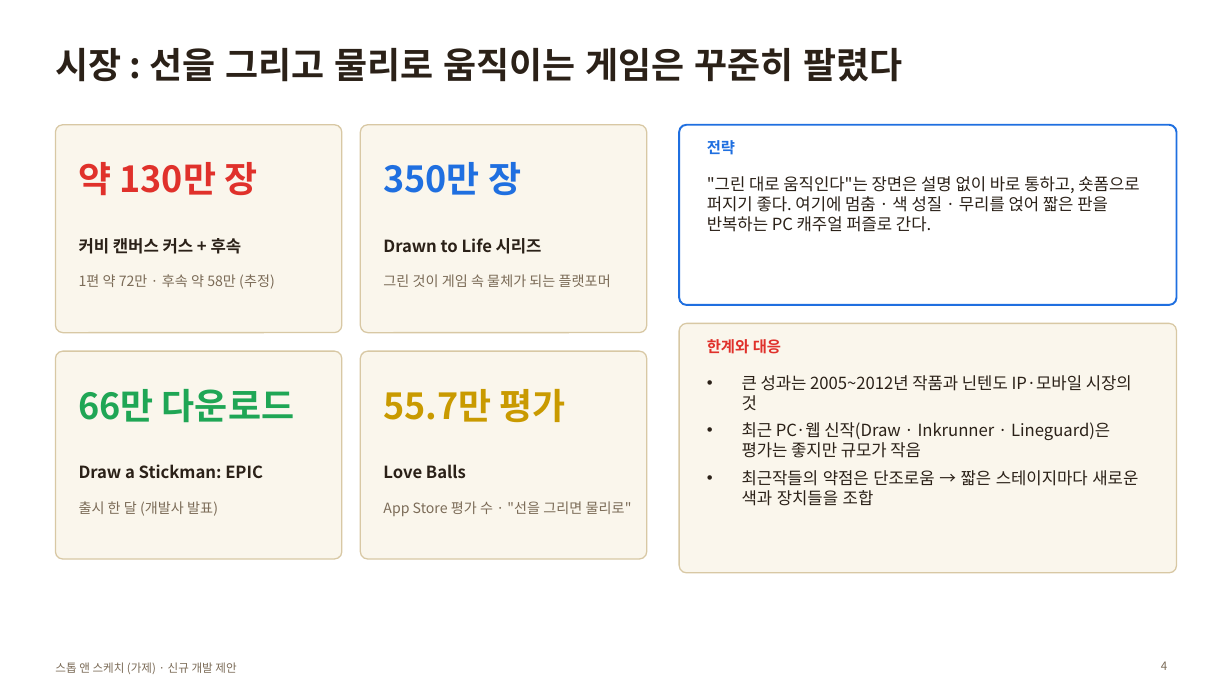
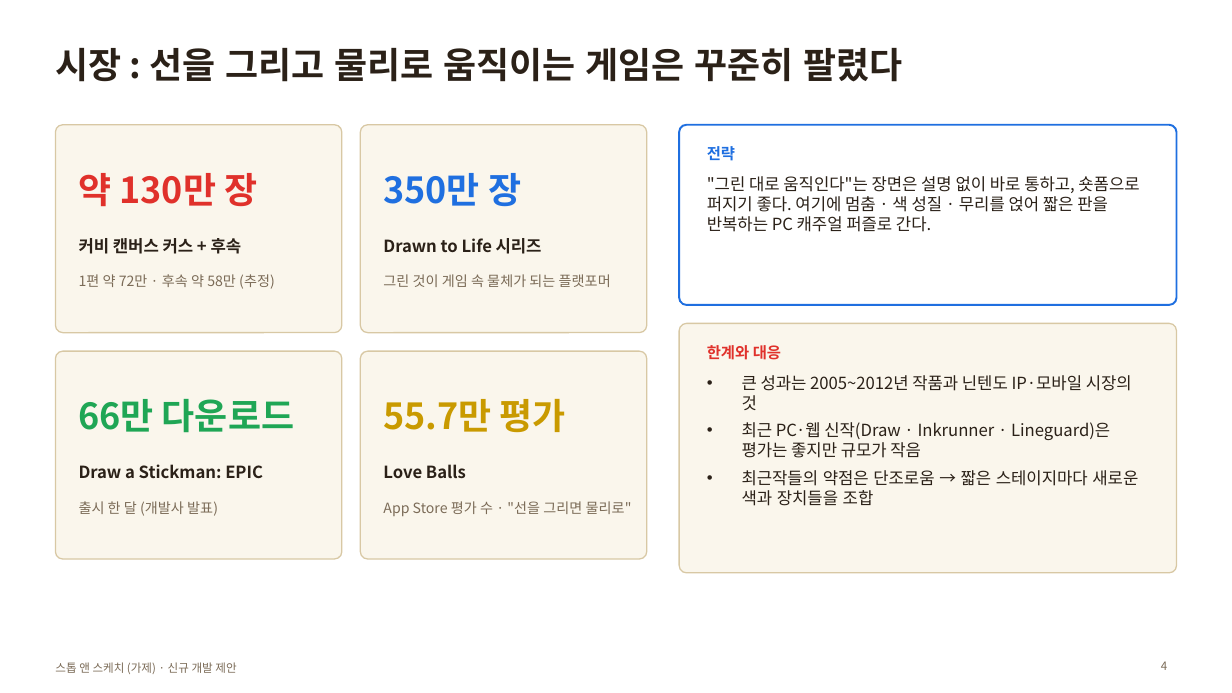
Before and after one commit to willy9068/Stop-Sketch, a slide deck: slide 4 of 스톱앤스케치_제안서.pptx. Drawn at 1232x693 pixels with LibreOffice and Linux fonts; fonts in the diff are those of the drawing. Boxes give left, top, right and bottom in pixels: in the first picture for what was removed or moved away, otherwise in the second. Text is boxed around its words. In the diff, an @@ line names an element or a change of style, - is before the commit and + after.

```diff
--- a/스톱앤스케치_제안서.pptx
+++ b/스톱앤스케치_제안서.pptx
@@ text "전략": place and size @@
-text "전략" at [707,140,735,155]
+text "전략" at [707,146,735,161]
@@ text "한계와 대응": place and size @@
-text "한계와 대응" at [707,339,781,354]
+text "한계와 대응" at [707,345,781,360]
@@ 4 texts: place and size @@
-4 texts at [79,162,566,423]
+4 texts at [79,173,566,433]
```
Also in this commit, not shown: 3 other slides changed, 3 slides removed, 8 other files.
